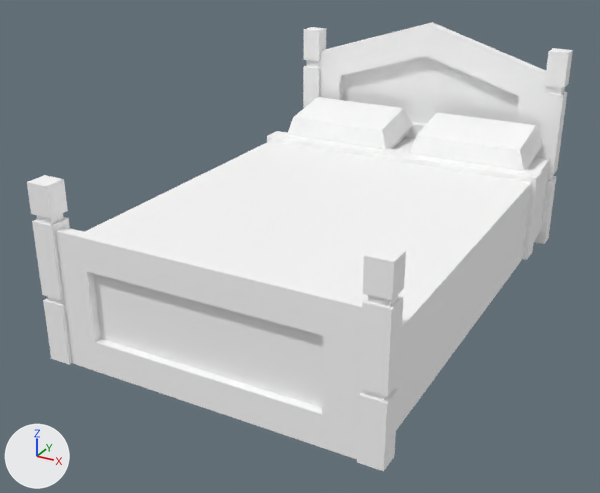
Renders of the glTF model assets/synty/simple_fantasy_interiors/models/SM_Prop_Bed_04.glb from each side of a commit.
Camera for both pictures: a 50 mm camera at (0.0353, -0.0718, 0.0401) aimed at (-0.002, -0.004, 0.0062). Arrows for +X, +Y and +Z are at lower left; the lights stay in place.

Before the edit, the objects in view are built like this:
```python
mat_lambert1 = principled_material('lambert1')
mat_lambert1.base_color = (1.0, 1.0, 1.0)  # white #ffffff
mat_lambert1.roughness = 0.553
me_mesh = bpy.data.meshes.new('Mesh')
me_mesh.from_pydata(...)  # 260 vertices, 470 faces; spans x -0.0166..0.0168, y -0.025..0.0254, z 0.0..0.0247
me_mesh.materials.append(mat_lambert1)  # white #ffffff
ob_sm_prop_bed_04 = bpy.data.objects.new('SM_Prop_Bed_04', me_mesh)
ob_sm_prop_bed_04.location = (0.0, 0.0, 0.0)
```
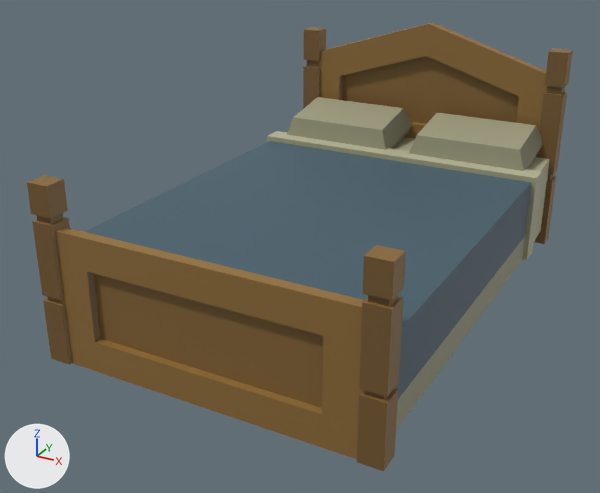
The edits, one by one:
Picture 'SimpleFantasyInteriorsTexture' (img_simplefantasyinteriorstexture) is new.
In material 'lambert1' (mat_lambert1), base_color is no longer (1.0, 1.0, 1.0), white #ffffff.
In material 'lambert1' (mat_lambert1), texture is now set to img_simplefantasyinteriorstexture.

What differs and where, as boxes (x1, y1, x2, y2) in the pictures (600 x 493 px):
'SM_Prop_Bed_04', surface changed
    both: (27, 22, 573, 471)
